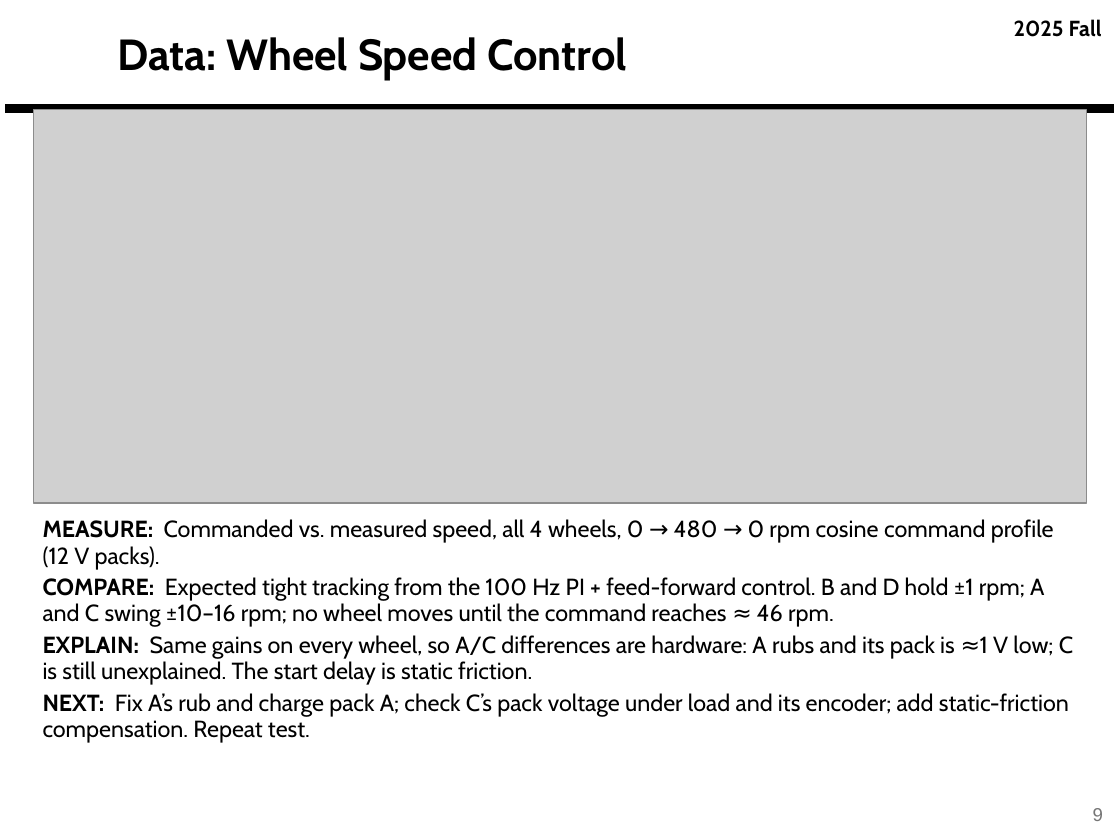
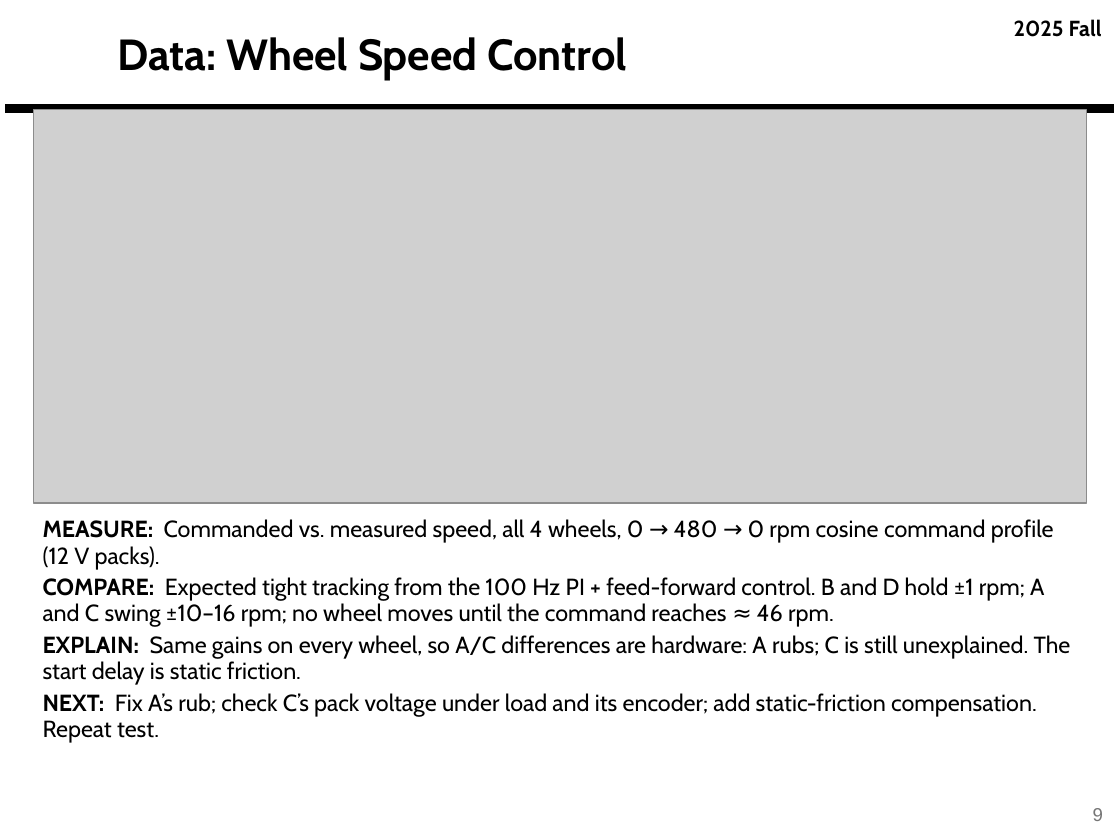
Before and after one commit to derek-weissinger-usafa/Astro-331-Lab-8, a slide deck: slide 9 of Reports/Astro 331 Lab 8_2_3 Body Problem_Prelim_Pres_FILLED.pptx. Drawn at 1120x840 pixels with LibreOffice and Linux fonts; fonts in the diff are those of the drawing; grey boxes stand for pictures; background and template pictures are left out. Boxes give left, top, right and bottom in pixels: in the first picture for what was removed or moved away, otherwise in the second. Text is boxed around its words. In the diff, an @@ line names an element or a change of style, - is before the commit and + after.

```diff
--- a/Reports/Astro 331 Lab 8_2_3 Body Problem_Prelim_Pres_FILLED.pptx
+++ b/Reports/Astro 331 Lab 8_2_3 Body Problem_Prelim_Pres_FILLED.pptx
@@ text at [43, 635, 1071, 743]: text changed @@
-EXPLAIN: Same gains on every wheel, so A/C differences are hardware: A rubs and its pack is ≈1 V low; C is still unexplained. The start delay is static friction.
-NEXT: Fix A’s rub and charge pack A; check C’s pack voltage under load and its encoder; add static-friction compensation. Repeat test.
+EXPLAIN: Same gains on every wheel, so A/C differences are hardware: A rubs; C is still unexplained. The start delay is static friction.
+NEXT: Fix A’s rub; check C’s pack voltage under load and its encoder; add static-friction compensation. Repeat test.
```
Also in this commit, not shown: 4 other slides changed, 1 slide added.
